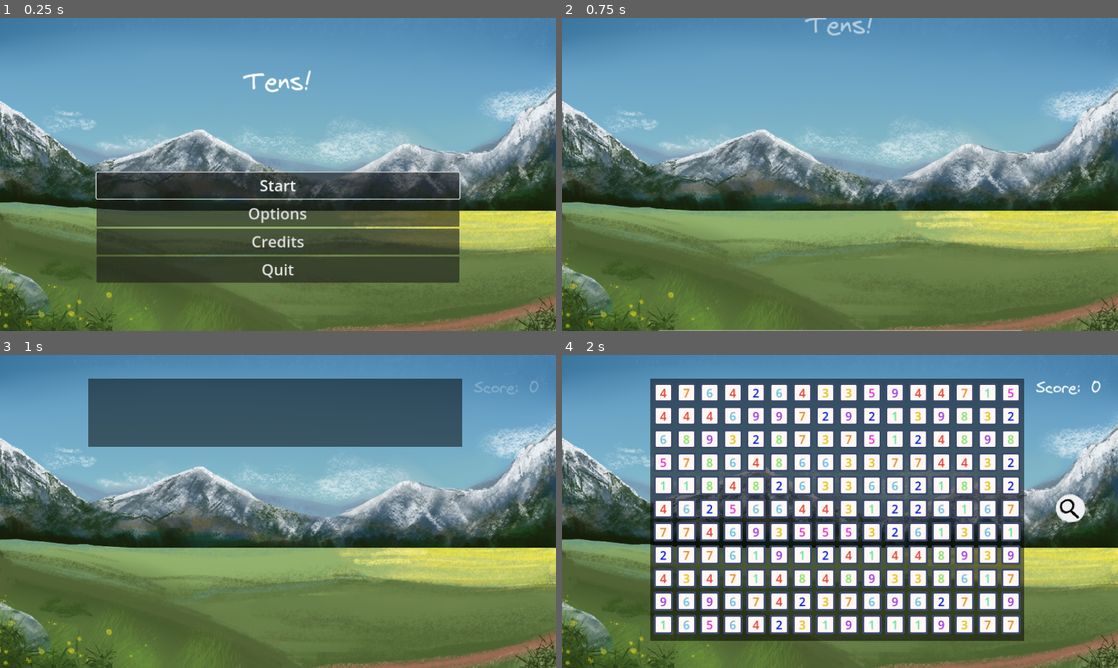
Above: before the commit, frames 1-4 (two rows, left to right).
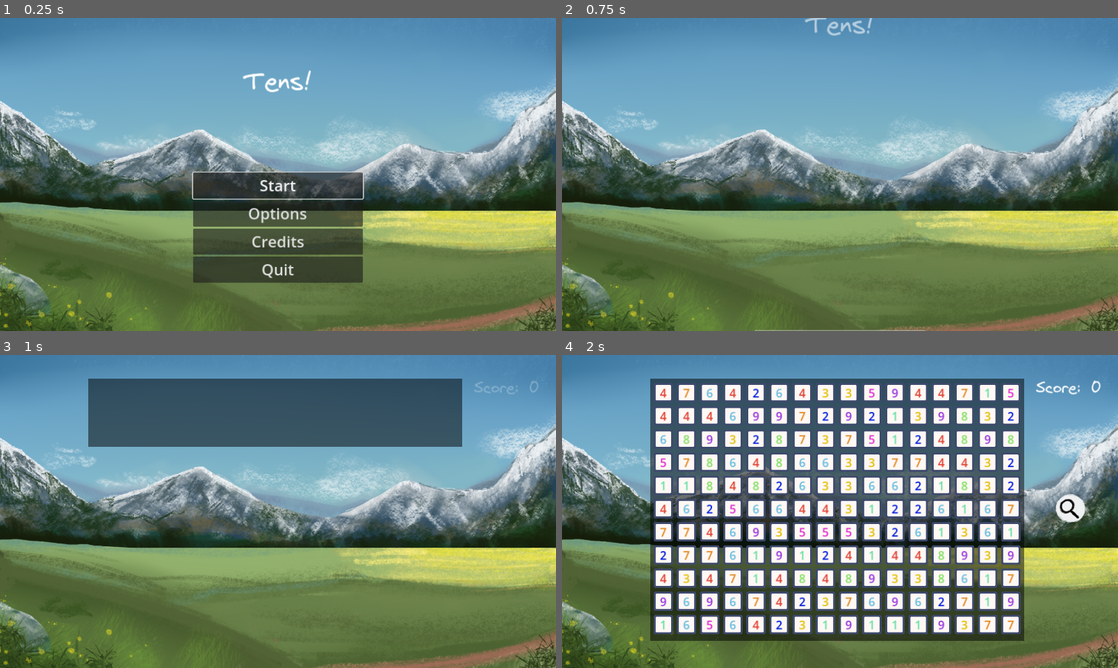
Above: after the commit, the same moments.

Repository: Yngwarr/tens
Game: Godot game, scene res://scenes/MainMenu.tscn
The game is run twice, just before and just after one commit, with the same random seed, the same clock (stepped at 60 frames per second) and the same inputs.
Inputs (mouse positions are in pixels of both pictures, inside the frame that each line leads up to):
- Up to frame 1 (0.25 s): no input
- Up to frame 2 (0.75 s): click "Start" at 0.5 s
- Up to frame 3 (1 s): no input
- Up to frame 4 (2 s): click (1067, 508) at 1.25 s

The runs differ from the first frame. In frame 1, 10% of the frame differs, in the area x 17-83%, y 49-85%; in frame 2, 0.1%; in frame 3, nothing differs; in frame 4, nothing differs.

Commit message:
better size of buttons

Diff:
--- a/scenes/Game.tscn
+++ b/scenes/Game.tscn
@@ -561,6 +561,7 @@
 anchors_preset = 10
 anchor_right = 1.0
 offset_top = 117.0
+offset_right = -2.0
 offset_bottom = 198.0
 grow_horizontal = 2
 theme_override_fonts/font = ExtResource("7_vbbfo")
@@ -597,12 +598,11 @@
 anchor_right = 1.0
 anchor_bottom = 1.0
 offset_top = -150.0
-offset_bottom = 0.00012207
 grow_horizontal = 2
 grow_vertical = 0
 size_flags_vertical = 10
-theme_override_constants/margin_left = 200
-theme_override_constants/margin_right = 200
+theme_override_constants/margin_left = 400
+theme_override_constants/margin_right = 400
 theme_override_constants/margin_bottom = 40
 
 [node name="Menu" type="VBoxContainer" parent="GameOverLayer/MenuMargin"]
--- a/scenes/MainMenu.tscn
+++ b/scenes/MainMenu.tscn
@@ -128,8 +128,8 @@
 [node name="MenuMargin" type="MarginContainer" parent="Menu/Container"]
 layout_mode = 2
 size_flags_vertical = 10
-theme_override_constants/margin_left = 200
-theme_override_constants/margin_right = 200
+theme_override_constants/margin_left = 400
+theme_override_constants/margin_right = 400
 theme_override_constants/margin_bottom = 100
 
 [node name="Menu" type="VBoxContainer" parent="Menu/Container/MenuMargin"]
